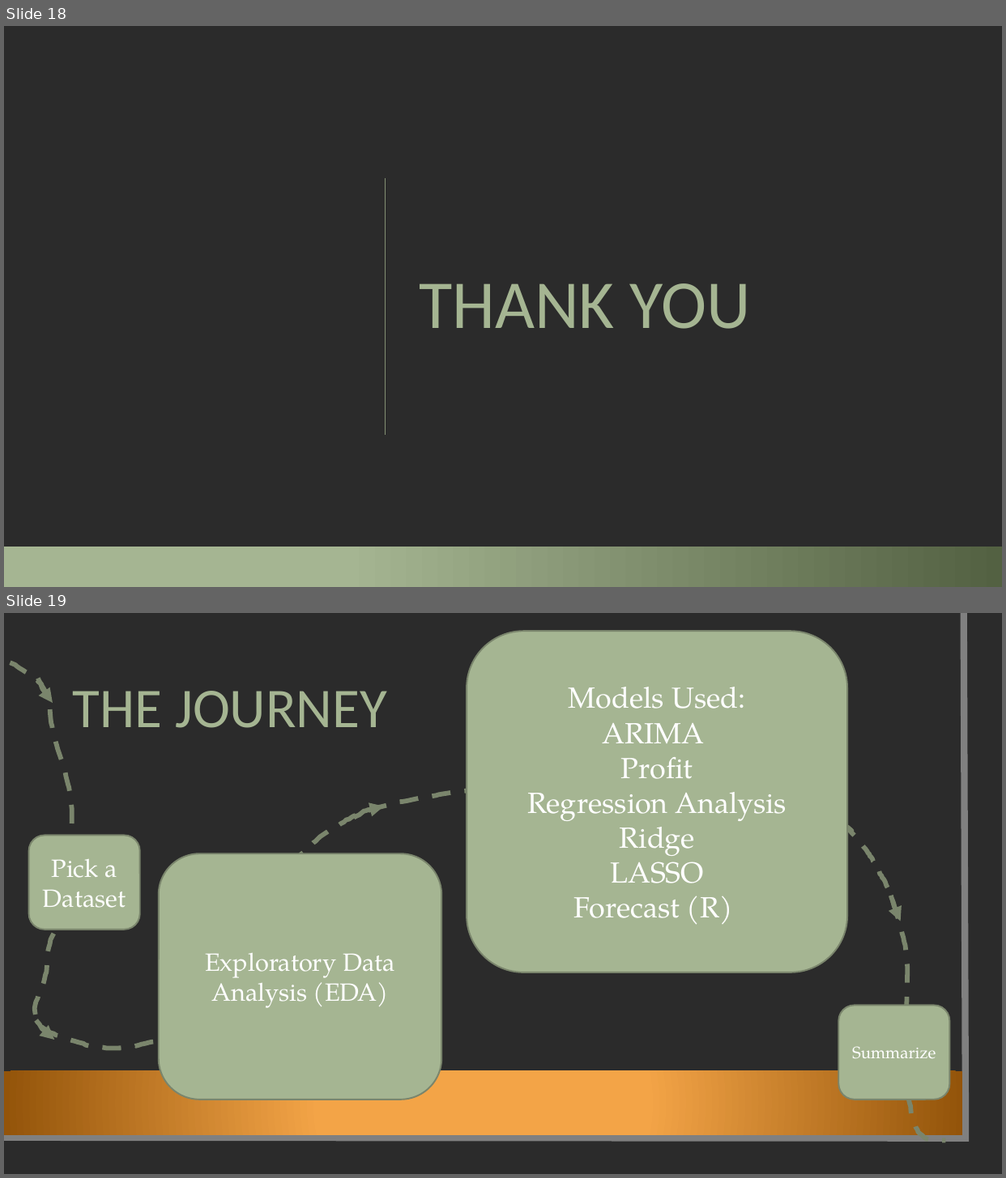
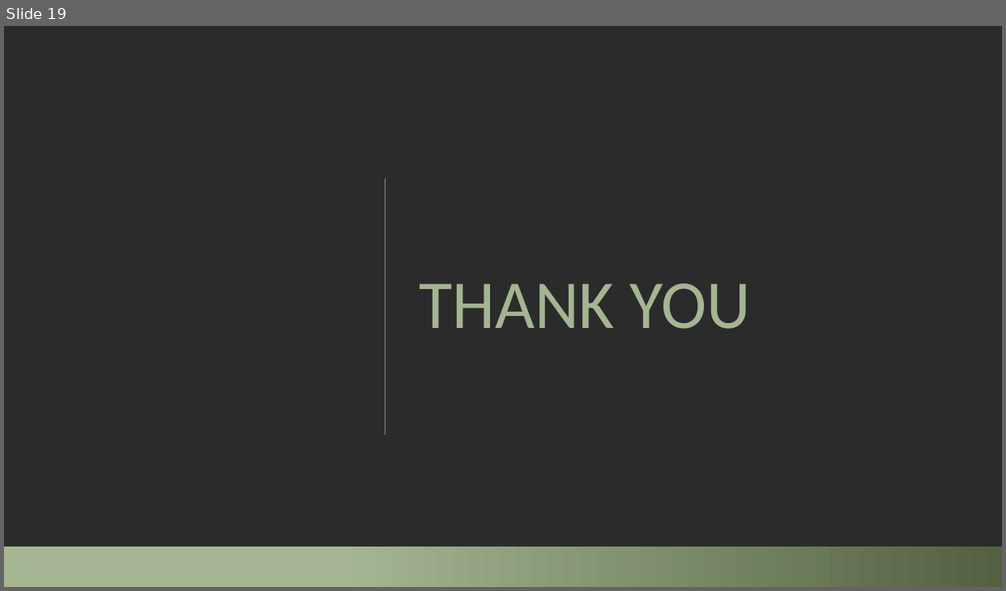
Before and after one commit to loriepeach1/project3_iowa, a slide deck: other/presentation.pptx. Shown one above the other, each under a label of ours: slides 18 and 19 before the commit, slide 19 after it. The pictures are 1006x1178 and 1006x591 pixels, drawn with LibreOffice and Linux fonts; fonts in the diff are those of the drawing; background and template pictures are left out; a plain dark background stands for a picture behind light text. Boxes give left, top, right and bottom in pixels: in the first picture for what was removed or moved away, otherwise in the second. Text is boxed around its words. In the diff, an @@ line names an element or a change of style, - is before the commit and + after.

```diff
--- a/other/presentation.pptx
+++ b/other/presentation.pptx
@@ slide 19 removed at [4,613,1002,1174], background picture (left out); not listed: 3 template elements that a slide beside it also shows @@
@@ rounded rectangle removed at [467,631,848,973] @@
-Models Used:
-ARIMA
-Profit
-Regression Analysis
-Ridge
-LASSO
-Forecast (R)
@@ freeform shape removed at [10,662,946,1141] @@
@@ freeform shape removed at [38,677,53,705] @@
@@ title removed at [73,691,387,728] @@
-THE JOURNEY
@@ freeform shape removed at [354,796,385,828] @@
@@ rounded rectangle removed at [28,835,139,930] @@
-Pick a Dataset
@@ rounded rectangle removed at [159,854,442,1100] @@
-Exploratory Data Analysis (EDA)
@@ freeform shape removed at [891,895,901,922] @@
@@ freeform shape removed at [36,1017,55,1044] @@
@@ rounded rectangle removed at [839,1005,949,1100] @@
-Summarize
@@ what was slide 18 is now slide 19 @@
```
Also in this commit, not shown: 2 slides changed, 2 slides added, 2 other files.
